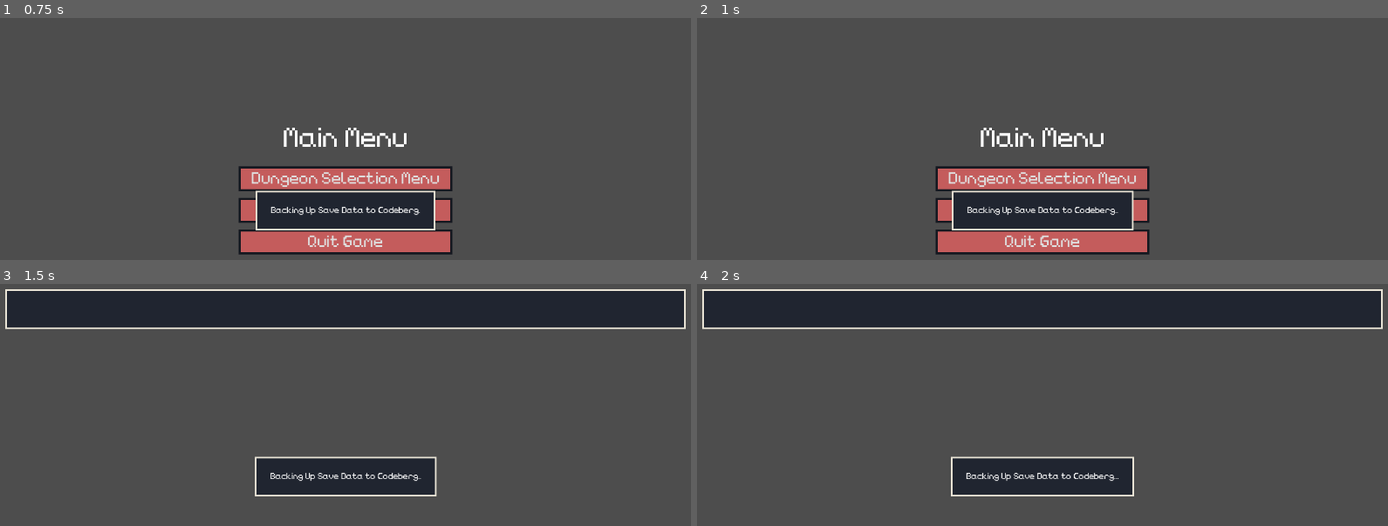
Above: before the commit, frames 1-4 (two rows, left to right).
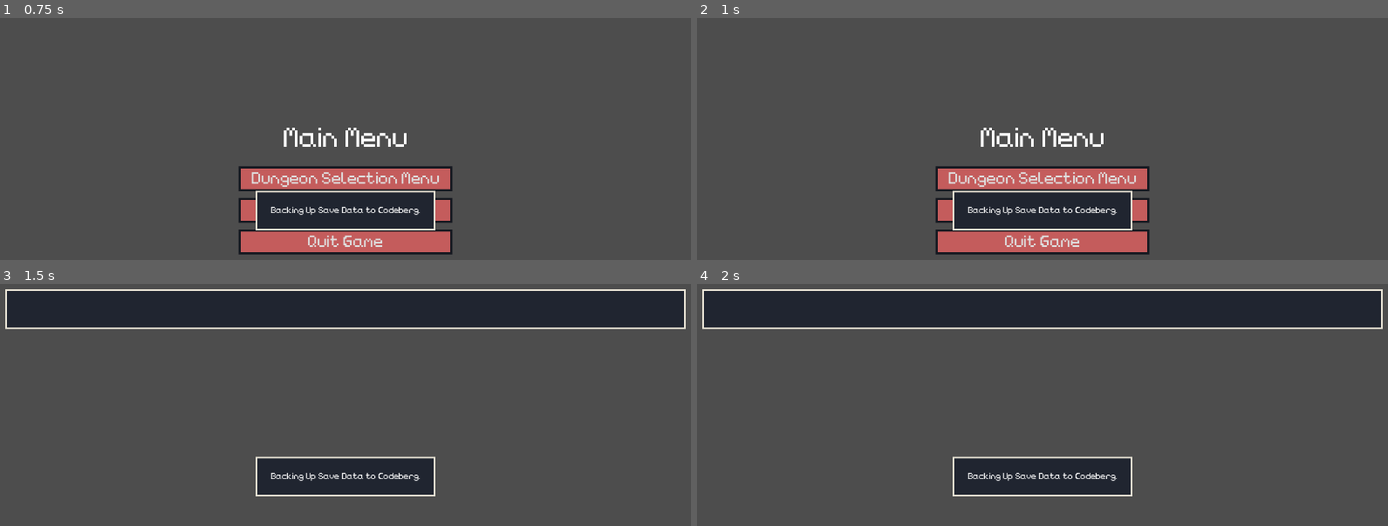
Above: after the commit, the same moments.

Repository: TheHumanMRP/RPG-Life-Tracker
Game: Godot game, scene res://Folders/Systems/Main/Scenes/main_scene.tscn
The game is run twice, just before and just after one commit, with the same random seed, the same clock (stepped at 60 frames per second) and the same inputs. The engine's default icon, where the game draws it, is replaced by a stand-in: a white triangle on a blue panel in a dark square.
Inputs:
- Up to frame 1 (0.75 s): click "Task Manager" at 0.5 s
- Up to frame 2 (1 s): no input
- Up to frame 3 (1.5 s): click "Dungeon Selection Menu" at 1.25 s
- Up to frame 4 (2 s): no input

Frame 1 is identical in both runs. In frame 2, 0.4% of the frame differs, in the area x 36-64%, y 71-88%; in frame 3, 0.4%; in frame 4, 0.5%.
Error after the commit: Parse Error: Expected indented block after function declaration. (res://Folders/Systems/SaveManager/Online_backup/backing_up_online_data_loading_scene.gd:7)

Commit message:
Auto commit at 2026-11-02 22:54:00

Diff:
--- a/Folders/Systems/Globals/Signal_Bus.gd
+++ b/Folders/Systems/Globals/Signal_Bus.gd
@@ -77,6 +77,7 @@
 # ==============================================
 
 signal handle_closing_game
+signal start_loading_screen
 signal set_online_backup_setting(setting: All_Enums.ONLINE_BACKUP_SETTINGS, new_value: String)
 
 @warning_ignore_restore("unused_signal")
--- a/Folders/Systems/SaveManager/Online_backup/backing_up_online_data_loading_scene.gd
+++ b/Folders/Systems/SaveManager/Online_backup/backing_up_online_data_loading_scene.gd
@@ -5,7 +5,7 @@
 const ORIGINAL_TEXT: String = "Backing Up Save Data to Codeberg"
 
 func _ready() -> void:
-	_set_loading_screen_text()
+
 
 func _set_loading_screen_text() -> void:
 	while true:
--- a/Folders/Systems/SaveManager/Online_backup/online_backup.gd
+++ b/Folders/Systems/SaveManager/Online_backup/online_backup.gd
@@ -35,6 +35,8 @@
 		print("Backup in progress")
 
 func _start_wait_timer_before_quit() -> void:
+	SignalBus.start_loading_screen.emit()
+
 	await get_tree().create_timer(WAIT_TIMER_BEFORE_QUIT).timeout
 
 	get_tree().quit()
